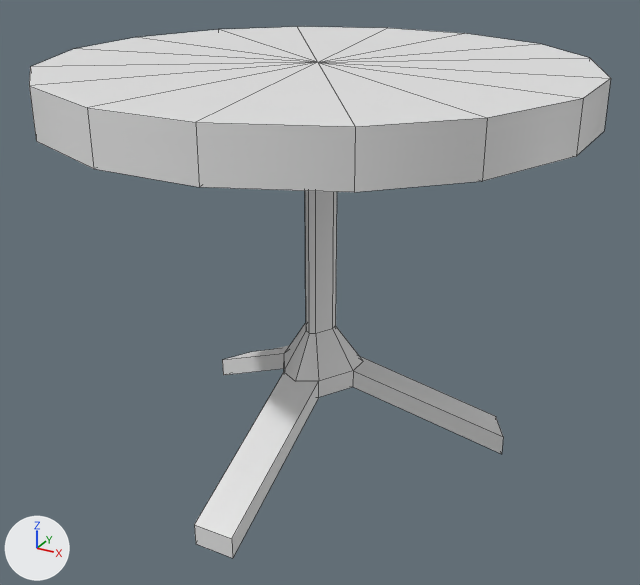
The FBX model Assets/ArtRes/Map/Office/scene_roundTable.fbx: old version first, new version second.
Before and after are seen from a 50 mm camera at (0.721, -1.304, 0.983) aimed at (0.01, -0.012, 0.337). Every picture has the same lights, and +X, +Y and +Z are marked at lower left. Mesh edges are drawn as thin lines. Where no turn or scale is listed for an object, it has been applied to the vertices.

Names of what the first picture shows: 'roundTable'.
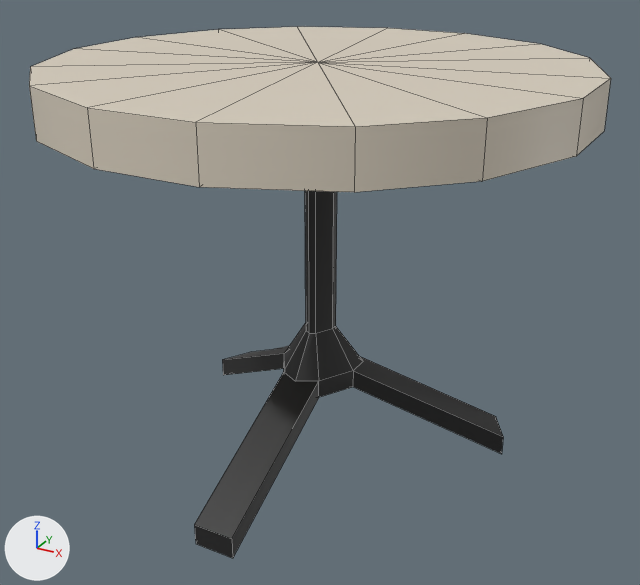
Location of each change, (x1, y1, x2, y2) in pixels of the pictures (640 x 585 px):
part 1 of me_圆环_004, recoloured (white to grey): (29, 27, 611, 192) in both
part 2 of me_圆环_004, recoloured (grey to black): (194, 191, 503, 558) in both

Edits to the bpy script that builds the scene:
```text
Add mat_iron:
    mat_iron = principled_material('iron')
    mat_iron.base_color = (0.0159, 0.0159, 0.0159)  # black #222222
Add mat_wood2:
    mat_wood2 = principled_material('wood2')
    mat_wood2.base_color = (0.706, 0.637, 0.526)  # light grey #dbd1c0
Change me_圆环_004:
    where me_圆环_004.from_pydata(...)  # 83 vertices, 90 faces; spans x -0.454..0.454, y -0.454..0.454, z 0.0..0.744
    used by ob_roundtable; location = (0.0, 0.0, 0.0)
    me_圆环_004 part 1: all 48 faces centred in x -0.454..0.454, y -0.454..0.454, z 0.664..0.744 switch from no material to mat_wood2 (light grey #dbd1c0)
    me_圆环_004 part 2: all 42 faces centred in x -0.309..0.309, y -0.357..0.179, z 0.02..0.463 switch from no material to mat_iron (black #222222)
```
